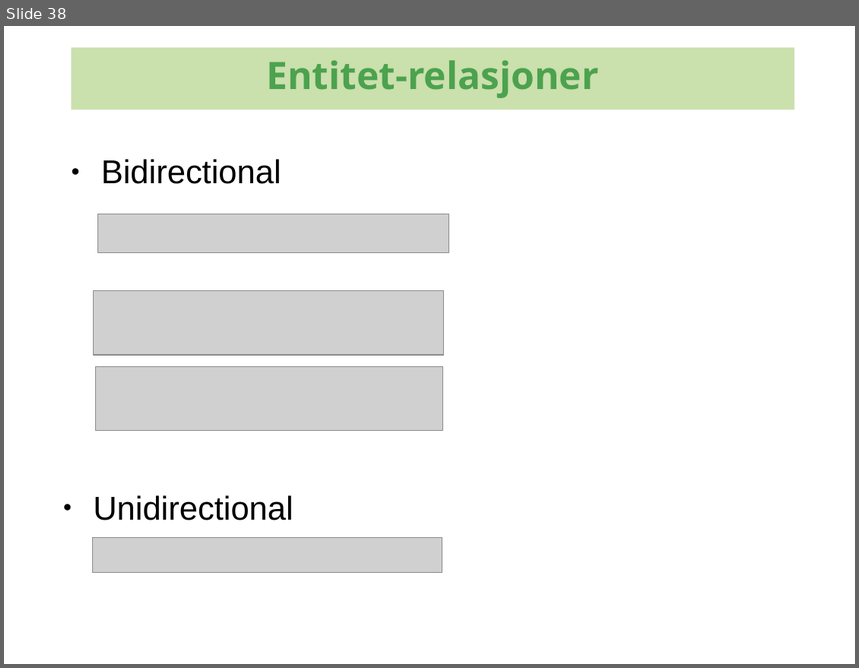
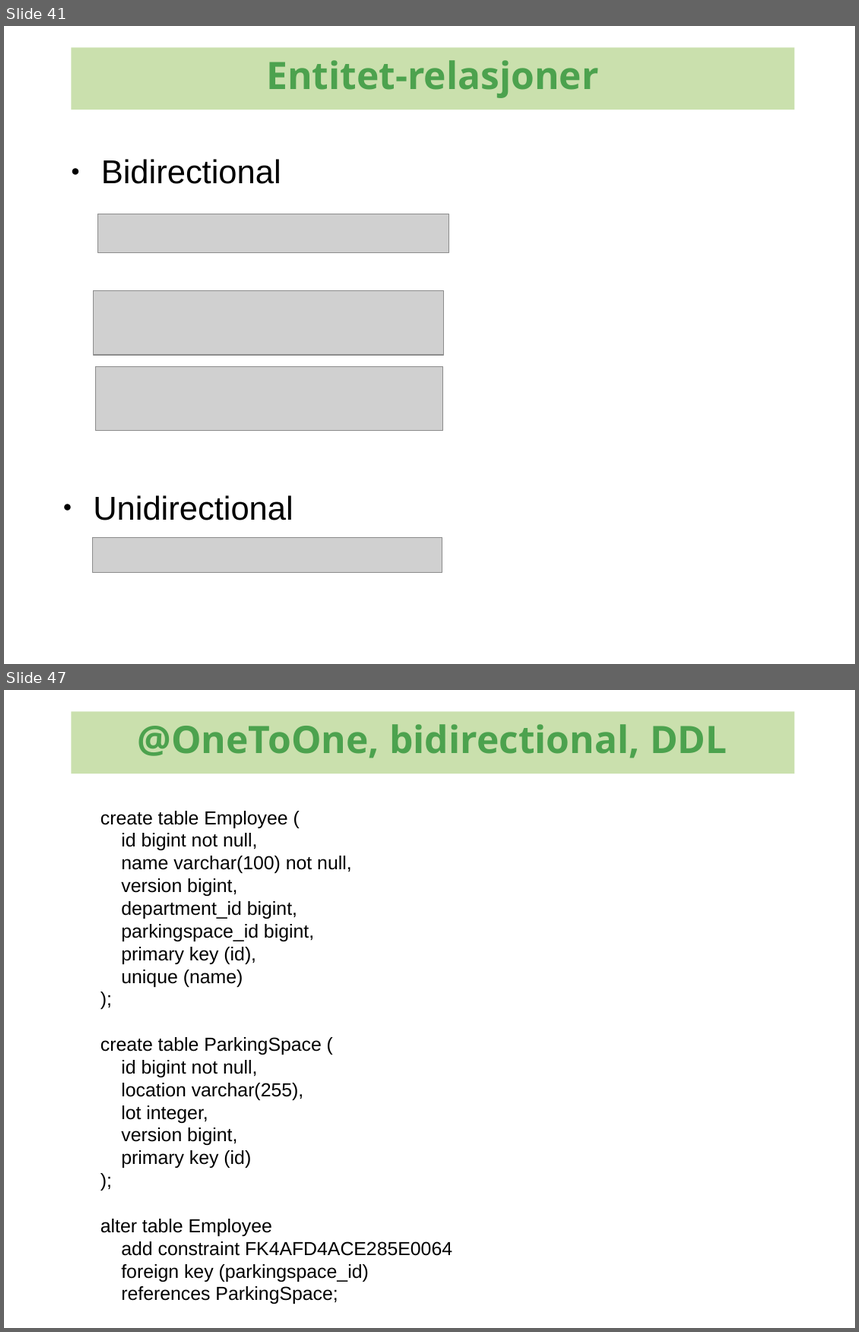
Before and after one commit to kenglxn/seam-maven-refimpl, a slide deck: sandbox/loo/jpa-continued/jpa-continued.odp. Shown one above the other, each under a label of ours: slide 38 before the commit, slides 41 and 47 after it; the slides between them are not shown. The pictures are 859x668 and 859x1332 pixels, drawn with LibreOffice and Linux fonts; fonts in the diff are those of the drawing; grey boxes stand for pictures; background and template pictures are left out. Boxes give left, top, right and bottom in pixels: in the first picture for what was removed or moved away, otherwise in the second. Text is boxed around its words. In the diff, an @@ line names an element or a change of style, - is before the commit and + after.

```diff
--- a/sandbox/loo/jpa-continued/jpa-continued.odp
+++ b/sandbox/loo/jpa-continued/jpa-continued.odp
@@ slide 47 added at <box>4,690,855,1328</box>, background #FFFFFF @@
@@ rectangle added at <box>71,711,794,774</box>, fill #CAE0AD, 32 pt, text #4CA24E, bold @@
+@OneToOne, bidirectional, DDL
@@ text added at <box>101,811,452,1304</box>, 16 pt, text #000000 @@
+create table Employee (
+id bigint not null,
+name varchar(100) not null,
+version bigint,
+department_id bigint,
+parkingspace_id bigint,
+primary key (id),
+unique (name)
+);
+create table ParkingSpace (
+id bigint not null,
+location varchar(255),
+lot integer,
+version bigint,
+primary key (id)
+);
+alter table Employee
+add constraint FK4AFD4ACE285E0064
+foreign key (parkingspace_id)
+references ParkingSpace;
@@ what was slide 38 is now slide 41 @@
```
Also in this commit, not shown: 11 slides changed, 18 other slides added.
